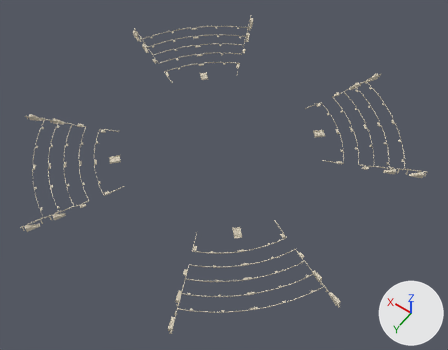
Before and after pictures for a commit that changed the glTF model export/godot/concordia_terrain_structures.glb.
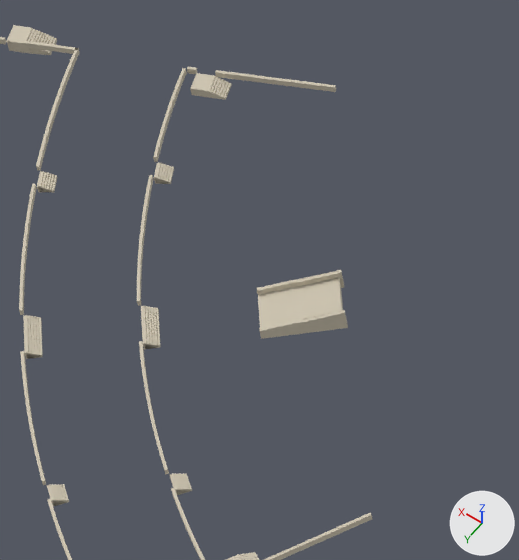
The first picture shows the older version from a camera (50 mm lens) standing at (-231.0, 316.0, 461.0) and looking at (-17.0, 16.0, -10.0). The close-ups show the older and then the newer version on the part from 17% to 32% of the width and 34% to 55% of the height of that picture. Only the edits that show in the close-ups are written down. Arrows for +X, +Y and +Z are at lower right; the lights stay in place. Vertices at exactly the same position are counted once.

The first close-up shows 'TRN_Escalinata_Morada_NE', 'TRN_LateralStairs_Morada_NE', 'TRN_Parapets_Morada_NE', 'TRN_TerraceStairs_Morada_NE'.
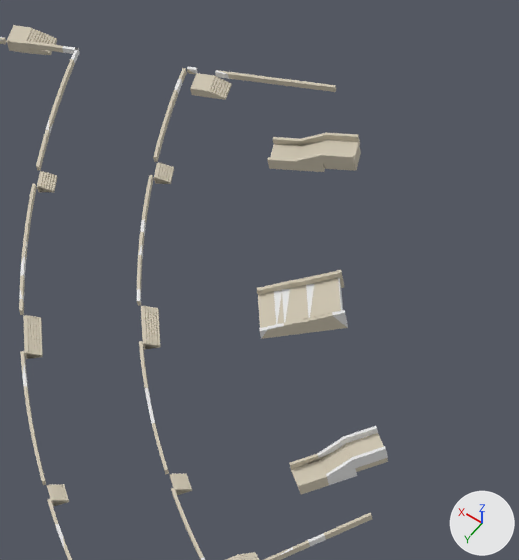
Location of each change, [x1, y1, x2, y2] in pixels of the close-ups (519 x 560 px; the box of a moved part takes in the faces that stretch with it):
'TRN_StairPass_02-col', added (pale yellow): after [267, 132, 361, 172]
'TRN_StairPass_01-col', added (pale yellow): after [289, 433, 388, 495]
'TRN_StairPass_01_Repair', added: after [317, 426, 388, 485]
part 1 of me_trn_escalinata_morada_ne, recoloured: [259, 278, 348, 339] in both
part 2 of me_trn_parapets_morada_ne_001, moved or reshaped: [292, 533, 325, 554] in both
part 3 of me_trn_parapets_morada_ne_001, recoloured: [0, 37, 326, 560] in both

The change in detail:
Material 'MAT_Stone_Repair' (mat_mat_stone_repair) is new.
Its base color is (0.8, 0.8, 0.8) (white #e7e7e7).
Its roughness is 1.0.
me_trn_escalinata_morada_ne has 130 vertices, 252 faces and spans x -5.98..6.32, y -5.98..6.32, z 0.0..2.9.
me_trn_escalinata_morada_ne is used by ob_trn_escalinata_morada_ne; location (70.4, 70.4, 4.0).
me_trn_escalinata_morada_ne part 1: 54 faces spanning x -5.98..6.0, y -5.38..6.32, z 0.0..2.9 switch from mat_mat_stone_limestone (pale yellow #cfc6b2) to mat_mat_stone_repair (white #e7e7e7).
me_trn_parapets_morada_ne_001 has 1488 vertices, 2944 faces and spans x -61.0..74.9, y -61.0..74.9, z 0.0..5.2.
me_trn_parapets_morada_ne_001 is used by ob_trn_parapets_morada_ne; location (102.7, 102.7, 5.2).
Part 2, on me_trn_parapets_morada_ne_001:
14 faces are deleted.
5 new faces join them, mat_mat_stone_limestone (pale yellow #cfc6b2).
9 new faces join them, mat_mat_stone_repair (white #e7e7e7).
me_trn_parapets_morada_ne_001 part 3: 554 faces spanning x -58.5..63.2, y -55.1..61.4, z 0.0..5.2 switch from mat_mat_stone_limestone (pale yellow #cfc6b2) to mat_mat_stone_repair (white #e7e7e7).
Mesh me_trn_stairpass_02_col is new.
It has 84 vertices, 164 faces and spans x -5.81..5.59, y -4.51..4.37, z 0.0..3.2.
It uses material mat_mat_stone_limestone (pale yellow #cfc6b2).
Mesh me_trn_stairpass_01_repair is new.
It has 28 vertices, 48 faces and spans x -3.62..3.49, y -4.32..4.09, z 0.0..3.2.
It uses material mat_mat_stone_repair (white #e7e7e7).
Mesh me_trn_stairpass_01_col is new.
It has 64 vertices, 116 faces and spans x -4.61..3.93, y -6.36..4.84, z 0.0..2.3.
It uses material mat_mat_stone_limestone (pale yellow #cfc6b2).
Object 'TRN_StairPass_02-col' (ob_trn_stairpass_02_col) is new; it shows me_trn_stairpass_02_col.
Its location is (86.0, 51.0, 3.7).
Object 'TRN_StairPass_01_Repair' (ob_trn_stairpass_01_repair) is new; it shows me_trn_stairpass_01_repair.
Its location is (50.1, 84.5, 3.7).
Object 'TRN_StairPass_01-col' (ob_trn_stairpass_01_col) is new; it shows me_trn_stairpass_01_col.
Its location is (51.5, 86.8, 3.7).
